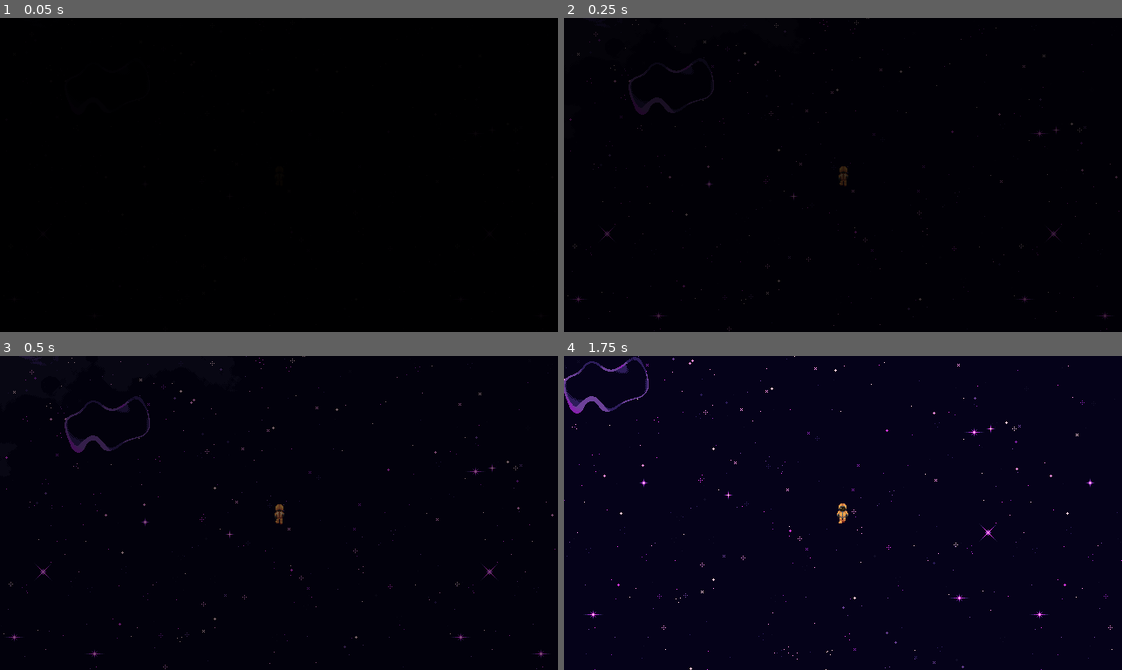
Above: before the commit, frames 1-4 (two rows, left to right).
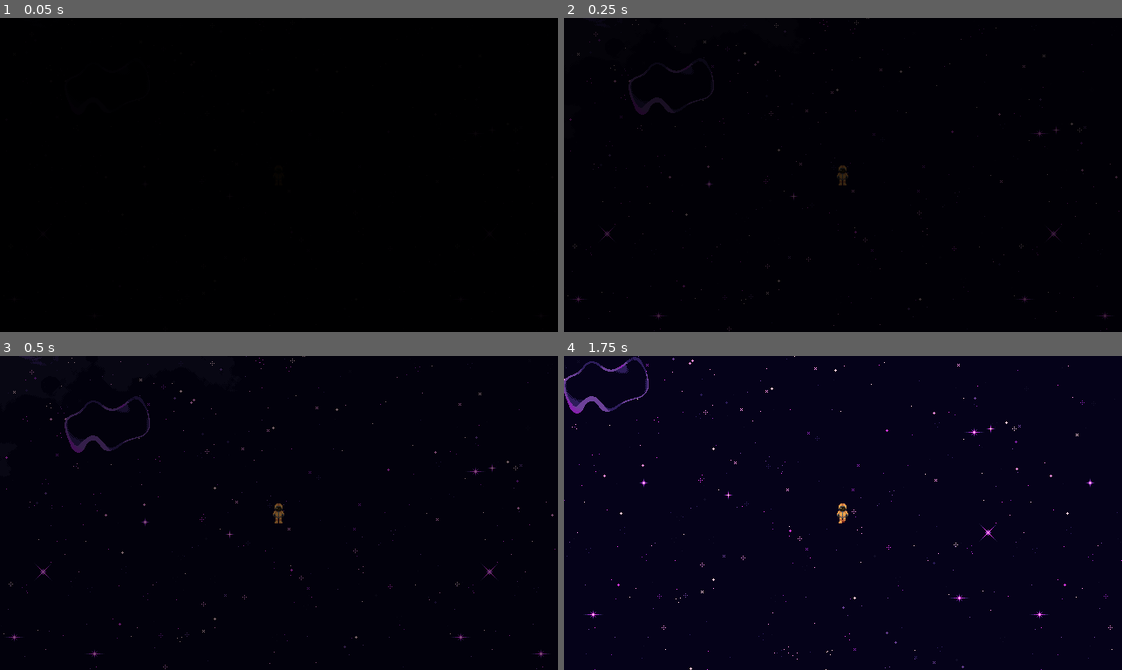
Above: after the commit, the same moments.

Repository: clarkm25/GMTK2026_StudioDiverge
Game: Godot game, scene res://game/Main.tscn
Same seed, same stepped clock (60 frames per second), same inputs: the game is played once before the commit and once after it.
Inputs:
- Up to frame 1 (0.05 s): no input
- Up to frame 2 (0.25 s): no input
- Up to frame 3 (0.5 s): no input
- Up to frame 4 (1.75 s): hold D (move_right) 0.53-1.28 s; hold S (move_down) from 1.28 s (still down)

The runs differ from the first frame. In frame 2, less than 0.1% of the frame differs, in the area x 48-51%, y 46-54%; in frame 3, less than 0.1%; in frame 4, nothing differs.

Commit message:
Add idle animations to the player

Diff:
--- a/game objects/Player.tscn
+++ b/game objects/Player.tscn
@@ -21,7 +21,7 @@
 "times": PackedFloat32Array(0),
 "transitions": PackedFloat32Array(1),
 "update": 1,
-"values": [76]
+"values": [66]
 }
 tracks/1/type = "value"
 tracks/1/imported = false
@@ -30,10 +30,126 @@
 tracks/1/interp = 1
 tracks/1/loop_wrap = true
 tracks/1/keys = {
+"times": PackedFloat32Array(0.001),
+"transitions": PackedFloat32Array(1),
+"update": 1,
+"values": [false]
+}
+
+[sub_resource type="Animation" id="Animation_eawxs"]
+resource_name = "idle_down"
+length = 0.22199999999999998
+step = 0.222
+tracks/0/type = "value"
+tracks/0/imported = false
+tracks/0/enabled = true
+tracks/0/path = NodePath("Sprite2D:flip_h")
+tracks/0/interp = 1
+tracks/0/loop_wrap = true
+tracks/0/keys = {
+"times": PackedFloat32Array(0),
+"transitions": PackedFloat32Array(1),
+"update": 1,
+"values": [false]
+}
+tracks/1/type = "value"
+tracks/1/imported = false
+tracks/1/enabled = true
+tracks/1/path = NodePath("Sprite2D:frame")
+tracks/1/interp = 1
+tracks/1/loop_wrap = true
+tracks/1/keys = {
+"times": PackedFloat32Array(0),
+"transitions": PackedFloat32Array(1),
+"update": 1,
+"values": [66]
+}
+
+[sub_resource type="Animation" id="Animation_nuaee"]
+resource_name = "idle_left"
+length = 0.22199999999999998
+step = 0.222
+tracks/0/type = "value"
+tracks/0/imported = false
+tracks/0/enabled = true
+tracks/0/path = NodePath("Sprite2D:frame")
+tracks/0/interp = 1
+tracks/0/loop_wrap = true
+tracks/0/keys = {
+"times": PackedFloat32Array(0),
+"transitions": PackedFloat32Array(1),
+"update": 1,
+"values": [67]
+}
+tracks/1/type = "value"
+tracks/1/imported = false
+tracks/1/enabled = true
+tracks/1/path = NodePath("Sprite2D:flip_h")
+tracks/1/interp = 1
+tracks/1/loop_wrap = true
+tracks/1/keys = {
+"times": PackedFloat32Array(0),
+"transitions": PackedFloat32Array(1),
+"update": 1,
+"values": [false]
+}
+
+[sub_resource type="Animation" id="Animation_chg24"]
+resource_name = "idle_right"
+length = 0.22199999999999998
+step = 0.222
+tracks/0/type = "value"
+tracks/0/imported = false
+tracks/0/enabled = true
+tracks/0/path = NodePath("Sprite2D:flip_h")
+tracks/0/interp = 1
+tracks/0/loop_wrap = true
+tracks/0/keys = {
 "times": PackedFloat32Array(0),
 "transitions": PackedFloat32Array(1),
 "update": 1,
 "values": [true]
+}
+tracks/1/type = "value"
+tracks/1/imported = false
+tracks/1/enabled = true
+tracks/1/path = NodePath("Sprite2D:frame")
+tracks/1/interp = 1
+tracks/1/loop_wrap = true
+tracks/1/keys = {
+"times": PackedFloat32Array(0),
+"transitions": PackedFloat32Array(1),
+"update": 1,
+"values": [67]
+}
+
+[sub_resource type="Animation" id="Animation_ulsue"]
+resource_name = "idle_up"
+length = 0.22199999999999998
+step = 0.222
+tracks/0/type = "value"
+tracks/0/imported = false
+tracks/0/enabled = true
+tracks/0/path = NodePath("Sprite2D:frame")
+tracks/0/interp = 1
+tracks/0/loop_wrap = true
+tracks/0/keys = {
+"times": PackedFloat32Array(0),
+"transitions": PackedFloat32Array(1),
+"update": 1,
+"values": [64]
+}
+tracks/1/type = "value"
+tracks/1/imported = false
+tracks/1/enabled = true
+tracks/1/path = NodePath("Sprite2D:flip_h")
+tracks/1/interp = 1
+tracks/1/loop_wrap = true
+tracks/1/keys = {
+"times": PackedFloat32Array(0),
+"transitions": PackedFloat32Array(1),
+"update": 1,
+"values": [false]
 }
 
 [sub_resource type="Animation" id="Animation_obrfg"]
@@ -43,55 +159,56 @@
 tracks/0/type = "value"
 tracks/0/imported = false
 tracks/0/enabled = true
-tracks/0/path = NodePath("Sprite2D:frame")
-tracks/0/interp = 1
-tracks/0/loop_wrap = true
-tracks/0/keys = {
+tracks/0/path = NodePath("Sprite2D:flip_h")
+tracks/0/interp = 1
+tracks/0/loop_wrap = true
+tracks/0/keys = {
+"times": PackedFloat32Array(0),
+"transitions": PackedFloat32Array(1),
+"update": 1,
+"values": [false]
+}
+tracks/1/type = "value"
+tracks/1/imported = false
+tracks/1/enabled = true
+tracks/1/path = NodePath("Sprite2D:frame")
+tracks/1/interp = 1
+tracks/1/loop_wrap = true
+tracks/1/keys = {
 "times": PackedFloat32Array(0, 0.222, 0.444, 0.666),
 "transitions": PackedFloat32Array(1, 1, 1, 1),
 "update": 1,
 "values": [72, 73, 74, 75]
-}
-tracks/1/type = "value"
-tracks/1/imported = false
-tracks/1/enabled = true
-tracks/1/path = NodePath("Sprite2D:flip_h")
-tracks/1/interp = 1
-tracks/1/loop_wrap = true
-tracks/1/keys = {
-"times": PackedFloat32Array(0),
-"transitions": PackedFloat32Array(1),
-"update": 1,
-"values": [false]
 }
 
 [sub_resource type="Animation" id="Animation_bqpyn"]
 resource_name = "walk_left"
 length = 0.888
-step = 0.222
-tracks/0/type = "value"
-tracks/0/imported = false
-tracks/0/enabled = true
-tracks/0/path = NodePath("Sprite2D:frame")
-tracks/0/interp = 1
-tracks/0/loop_wrap = true
-tracks/0/keys = {
+loop_mode = 1
+step = 0.222
+tracks/0/type = "value"
+tracks/0/imported = false
+tracks/0/enabled = true
+tracks/0/path = NodePath("Sprite2D:flip_h")
+tracks/0/interp = 1
+tracks/0/loop_wrap = true
+tracks/0/keys = {
+"times": PackedFloat32Array(0),
+"transitions": PackedFloat32Array(1),
+"update": 1,
+"values": [false]
+}
+tracks/1/type = "value"
+tracks/1/imported = false
+tracks/1/enabled = true
+tracks/1/path = NodePath("Sprite2D:frame")
+tracks/1/interp = 1
+tracks/1/loop_wrap = true
+tracks/1/keys = {
 "times": PackedFloat32Array(0, 0.222, 0.444, 0.666),
 "transitions": PackedFloat32Array(1, 1, 1, 1),
 "update": 1,
 "values": [68, 69, 70, 71]
-}
-tracks/1/type = "value"
-tracks/1/imported = false
-tracks/1/enabled = true
-tracks/1/path = NodePath("Sprite2D:flip_h")
-tracks/1/interp = 1
-tracks/1/loop_wrap = true
-tracks/1/keys = {
-"times": PackedFloat32Array(0),
-"transitions": PackedFloat32Array(1),
-"update": 1,
-"values": [false]
 }
 
 [sub_resource type="Animation" id="Animation_nqx11"]
@@ -155,6 +272,10 @@
 [sub_resource type="AnimationLibrary" id="AnimationLibrary_chg24"]
 _data = {
 &"RESET": SubResource("Animation_jfc0x"),
+&"idle_down": SubResource("Animation_eawxs"),
+&"idle_left": SubResource("Animation_nuaee"),
+&"idle_right": SubResource("Animation_chg24"),
+&"idle_up": SubResource("Animation_ulsue"),
 &"walk_down": SubResource("Animation_obrfg"),
 &"walk_left": SubResource("Animation_bqpyn"),
 &"walk_right": SubResource("Animation_nqx11"),
@@ -166,10 +287,9 @@
 
 [node name="Sprite2D" type="Sprite2D" parent="." unique_id=1634385973]
 texture = ExtResource("2_nuaee")
-flip_h = true
 hframes = 16
 vframes = 6
-frame = 76
+frame = 66
 
 [node name="CollisionShape2D" type="CollisionShape2D" parent="." unique_id=1474998883]
 position = Vector2(0, 7)
--- a/game objects/player.gd
+++ b/game objects/player.gd
@@ -1,6 +1,10 @@
 extends CharacterBody2D
 
 @export var move_speed = 100.0
+
+@onready var sprite = $Sprite2D
+
+var idle_dir = Vector2.DOWN
 
 func _ready():
 	pass
@@ -17,14 +21,26 @@
 
 	move_and_slide()
 
+	# Set an idle animation to prevent flickering from just setting a single frame
 	if direction.x == 0 and direction.y == 0:
-		$AnimationPlayer.seek(0.9, true) # the standing pose of current animation
+		if idle_dir == Vector2.DOWN:
+			$AnimationPlayer.play("idle_down")
+		elif idle_dir == Vector2.UP:
+			$AnimationPlayer.play("idle_up")
+		elif idle_dir == Vector2.LEFT:
+			$AnimationPlayer.play("idle_left")
+		elif idle_dir == Vector2.RIGHT:
+			$AnimationPlayer.play("idle_right")
 
 	if direction.x > 0:
 		$AnimationPlayer.play("walk_right")
+		idle_dir = Vector2.RIGHT
 	elif direction.x < 0:
 		$AnimationPlayer.play("walk_left")
+		idle_dir = Vector2.LEFT
 	elif direction.y < 0:
 		$AnimationPlayer.play("walk_up")
+		idle_dir = Vector2.UP
 	elif direction.y > 0:
 		$AnimationPlayer.play("walk_down")
+		idle_dir = Vector2.DOWN
